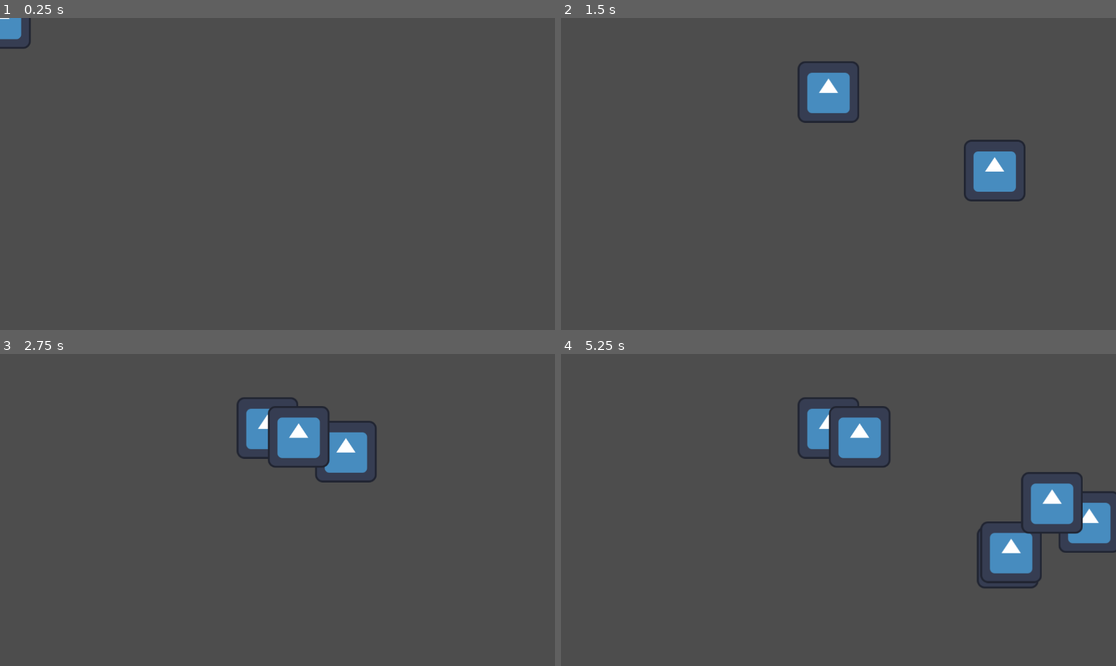
Above: before the commit, frames 1-4 (two rows, left to right).
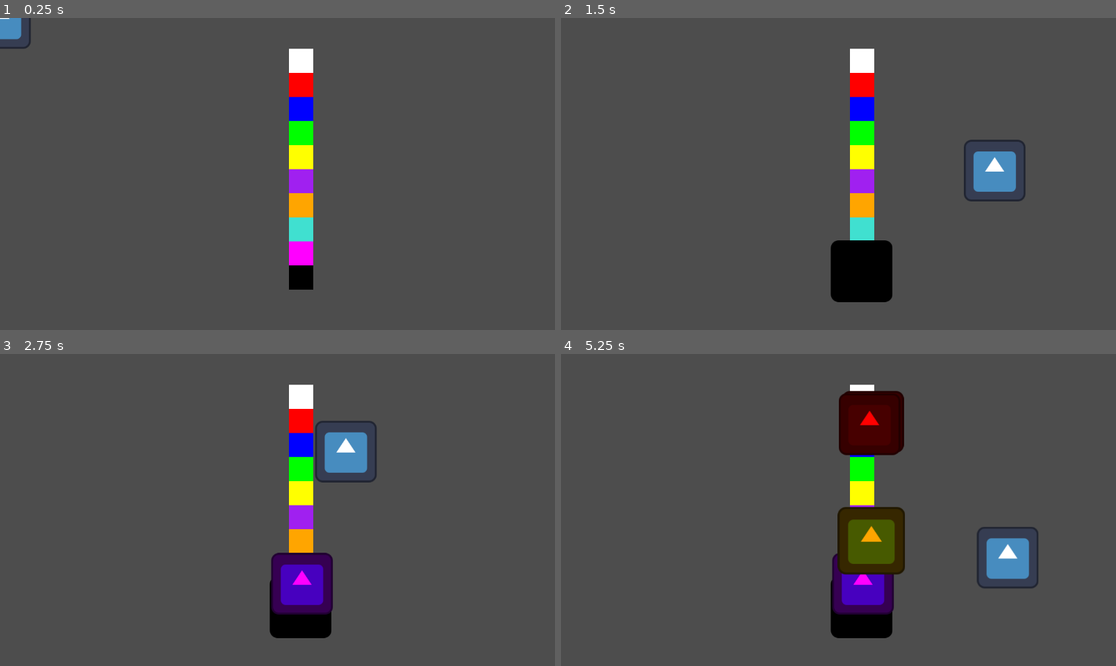
Above: after the commit, the same moments.

Repository: blakemr/ludem-dare-54
Game: Godot game, scene res://scenes/Level.tscn
The game is run twice, just before and just after one commit, with the same random seed, the same clock (stepped at 60 frames per second) and the same inputs. This scene is started directly instead of the project's main scene. The engine's default icon, where the game draws it, is replaced by a stand-in: a white triangle on a blue panel in a dark square.
Inputs (mouse positions are in pixels of both pictures, inside the frame that each line leads up to):
- Up to frame 1 (0.25 s): no input
- Up to frame 2 (1.5 s): tap Enter at 0.5 s; move the mouse to (960, 158) at 0.52 s; click (960, 158) at 0.67 s; move the mouse to (727, 189) at 1.27 s; click (727, 189) at 1.42 s
- Up to frame 3 (2.75 s): move the mouse to (333, 441) at 2.02 s; click (333, 441) at 2.17 s
- Up to frame 4 (5.25 s): move the mouse to (810, 572) at 2.77 s; click (810, 572) at 2.92 s; move the mouse to (1005, 556) at 3.52 s; click (1005, 556) at 3.67 s; move the mouse to (672, 463) at 4.27 s; click (672, 463) at 4.42 s; move the mouse to (866, 510) at 5.02 s; click (866, 510) at 5.17 s

The runs differ from the first frame. In frame 1, 3.4% of the frame differs, in the area x 52-57%, y 9-88%; in frame 2, 6.1%; in frame 3, 6.8%; in frame 4, 12%, in the area x 42-100%, y 9-92%.

Commit message:
updated floors.

Diff:
--- /dev/null
+++ b/The Bellhop/classes/floor.gd
@@ -0,0 +1,15 @@
+@tool
+class_name Floor
+extends Node2D
+
+@export var size = Vector2(50, 50)
+
+@export_range(0, 10) var floor_number: int = 0:
+	set(value):
+		if value >= 0 and value < Globals.number_of_floors:
+			modulate = Globals.floor_colors[value]
+
+		else:
+			print("Not a floor!")
+
+		floor_number = value
--- /dev/null
+++ b/The Bellhop/classes/globals.gd
@@ -0,0 +1,17 @@
+@tool
+class_name GlobalSingleton
+extends Node
+
+@export_range(0, 20) var number_of_floors: int = 10
+@export var floor_colors: Array[Color] = [
+	Color.WHITE,
+	Color.RED,
+	Color.BLUE,
+	Color.GREEN,
+	Color.YELLOW,
+	Color.PURPLE,
+	Color.ORANGE,
+	Color.TURQUOISE,
+	Color.MAGENTA,
+	Color.BLACK,
+]
--- a/The Bellhop/classes/passenger.gd
+++ b/The Bellhop/classes/passenger.gd
@@ -4,5 +4,20 @@
 @export var weight: int = 5
 @export var capacity: int = 1
 
+var target_floor: int = 1
+var start_floor: int = 1
+
 func _ready() -> void:
 	texture = load("res://icon.svg")
+
+	target_floor = randi_range(0, Globals.number_of_floors-1)
+	start_floor = randi_range(0, Globals.number_of_floors-1)
+
+	while Globals.number_of_floors != 1 and start_floor == target_floor:
+		start_floor = randi_range(0, Globals.number_of_floors-1)
+
+	modulate = Globals.floor_colors[target_floor]
+
+	var tween = create_tween()
+	scale = Vector2.ZERO
+	tween.tween_property(self, "scale", Vector2.ONE, 0.5).set_trans(Tween.TRANS_BACK).set_ease(Tween.EASE_OUT)
--- a/The Bellhop/project.godot
+++ b/The Bellhop/project.godot
@@ -14,3 +14,7 @@
 run/main_scene="res://scenes/Main.tscn"
 config/features=PackedStringArray("4.1", "Forward Plus")
 config/icon="res://icon.svg"
+
+[autoload]
+
+Globals="*res://singletons/Globals.tscn"
--- /dev/null
+++ b/The Bellhop/scenes/Floor.tscn
@@ -0,0 +1,10 @@
+[gd_scene load_steps=2 format=3 uid="uid://bgnm3mh4jpy7"]
+
+[ext_resource type="Script" path="res://classes/floor.gd" id="1_hgykq"]
+
+[node name="Floor" type="Node2D"]
+script = ExtResource("1_hgykq")
+
+[node name="ColorRect" type="ColorRect" parent="."]
+offset_right = 50.0
+offset_bottom = 50.0
--- a/The Bellhop/scenes/Level.tscn
+++ b/The Bellhop/scenes/Level.tscn
@@ -1,9 +1,10 @@
-[gd_scene load_steps=5 format=3 uid="uid://kylxrrx72f24"]
+[gd_scene load_steps=6 format=3 uid="uid://kylxrrx72f24"]
 
 [ext_resource type="Script" path="res://scenes/level.gd" id="1_1rdgn"]
 [ext_resource type="Script" path="res://classes/elevator.gd" id="1_y0s0c"]
 [ext_resource type="Script" path="res://classes/passenger_generator.gd" id="2_wg7x3"]
 [ext_resource type="Texture2D" uid="uid://kjkwyic8k8c2" path="res://icon.svg" id="3_qy5ry"]
+[ext_resource type="PackedScene" uid="uid://bgnm3mh4jpy7" path="res://scenes/Floor.tscn" id="5_02g3n"]
 
 [node name="Level" type="Node"]
 script = ExtResource("1_1rdgn")
@@ -16,3 +17,53 @@
 
 [node name="PassengerGenerator" type="Timer" parent="."]
 script = ExtResource("2_wg7x3")
+
+[node name="Floors" type="Node" parent="."]
+
+[node name="Floor1" parent="Floors" instance=ExtResource("5_02g3n")]
+position = Vector2(600, 64)
+
+[node name="Floor2" parent="Floors" instance=ExtResource("5_02g3n")]
+modulate = Color(1, 0, 0, 1)
+position = Vector2(600, 114)
+floor_number = 1
+
+[node name="Floor3" parent="Floors" instance=ExtResource("5_02g3n")]
+modulate = Color(0, 0, 1, 1)
+position = Vector2(600, 164)
+floor_number = 2
+
+[node name="Floor4" parent="Floors" instance=ExtResource("5_02g3n")]
+modulate = Color(0, 1, 0, 1)
+position = Vector2(600, 214)
+floor_number = 3
+
+[node name="Floor5" parent="Floors" instance=ExtResource("5_02g3n")]
+modulate = Color(1, 1, 0, 1)
+position = Vector2(600, 264)
+floor_number = 4
+
+[node name="Floor6" parent="Floors" instance=ExtResource("5_02g3n")]
+modulate = Color(0.627451, 0.12549, 0.941176, 1)
+position = Vector2(600, 314)
+floor_number = 5
+
+[node name="Floor7" parent="Floors" instance=ExtResource("5_02g3n")]
+modulate = Color(1, 0.647059, 0, 1)
+position = Vector2(600, 364)
+floor_number = 6
+
+[node name="Floor8" parent="Floors" instance=ExtResource("5_02g3n")]
+modulate = Color(0.25098, 0.878431, 0.815686, 1)
+position = Vector2(600, 414)
+floor_number = 7
+
+[node name="Floor9" parent="Floors" instance=ExtResource("5_02g3n")]
+modulate = Color(1, 0, 1, 1)
+position = Vector2(600, 464)
+floor_number = 8
+
+[node name="Floor10" parent="Floors" instance=ExtResource("5_02g3n")]
+modulate = Color(0, 0, 0, 1)
+position = Vector2(600, 514)
+floor_number = 9
--- a/The Bellhop/scenes/level.gd
+++ b/The Bellhop/scenes/level.gd
@@ -8,7 +8,10 @@
 
 func place_passenger(pas: Passenger) -> void:
 	add_child(pas)
-	pas.position = Vector2(randf_range(0, get_viewport().get_visible_rect().size.x), randf_range(0, get_viewport().get_visible_rect().size.y))
+	var floors = $Floors.get_children()
+	var floor_size = floors[pas.target_floor].size
+	var floor_position = floors[pas.target_floor].global_position
+	pas.global_position = floor_position + floor_size/2 + Vector2(randf_range(-floor_size.x/2, floor_size.x/2), randf_range(-floor_size.y/2, floor_size.y/2))
 
 func _input(event: InputEvent) -> void:
 	if event is InputEventMouseButton:
--- /dev/null
+++ b/The Bellhop/singletons/Globals.tscn
@@ -0,0 +1,6 @@
+[gd_scene load_steps=2 format=3 uid="uid://c2o26ue61sx14"]
+
+[ext_resource type="Script" path="res://classes/globals.gd" id="1_tj477"]
+
+[node name="Globals" type="Node"]
+script = ExtResource("1_tj477")
